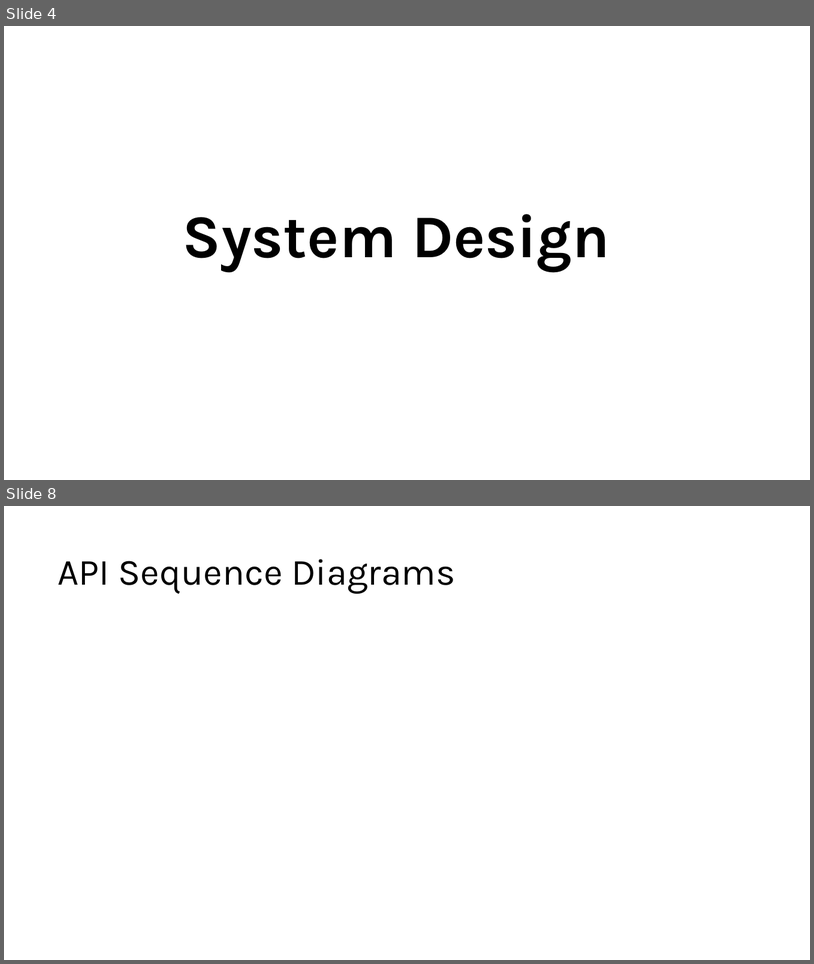
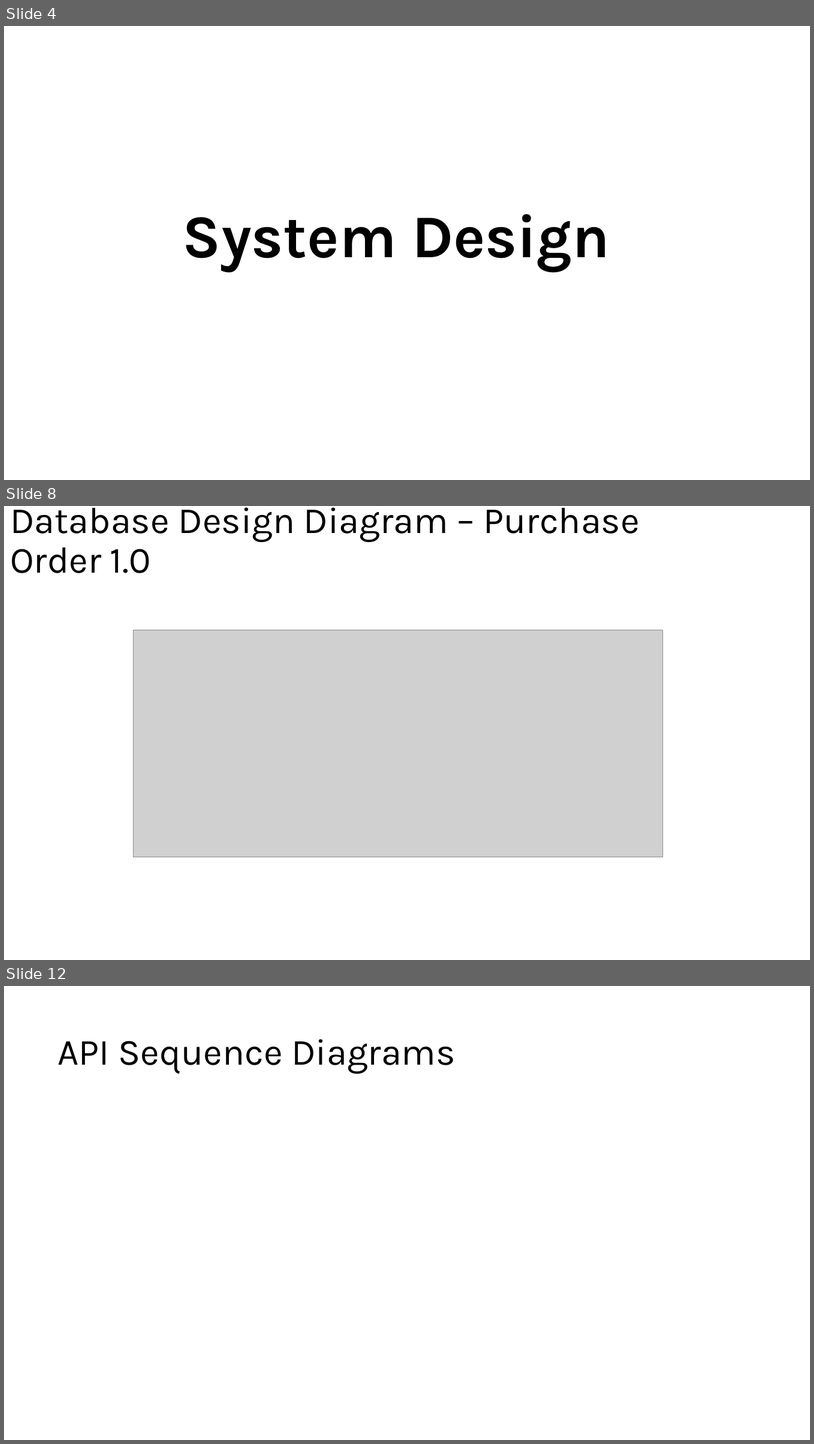
Before and after one commit to LouiGee/finalProjectBackEnd, a slide deck: Architecture Documents.pptx. Shown one above the other, each under a label of ours: slides 4 and 8 before the commit, slides 4, 8 and 12 after it; the slides between them are not shown. The pictures are 814x964 and 814x1444 pixels, drawn with LibreOffice and Linux fonts; fonts in the diff are those of the drawing; grey boxes stand for pictures. Boxes give left, top, right and bottom in pixels: in the first picture for what was removed or moved away, otherwise in the second. Text is boxed around its words. In the diff, an @@ line names an element or a change of style, - is before the commit and + after.

Commit message:
changes to architecture diagram

```diff
--- a/Architecture Documents.pptx
+++ b/Architecture Documents.pptx
@@ slide 8 added at bbox=[4, 506, 810, 960], background #FFFFFF @@
@@ title added at bbox=[10, 507, 640, 573], 44 pt, text #000000 @@
+Database Design Diagram – Purchase Order 1.0
@@ picture added at bbox=[134, 630, 663, 857] @@
@@ what was slide 8 is now slide 12 @@
```
Also in this commit, not shown: 5 slides changed, 3 other slides added, 1 other file.
